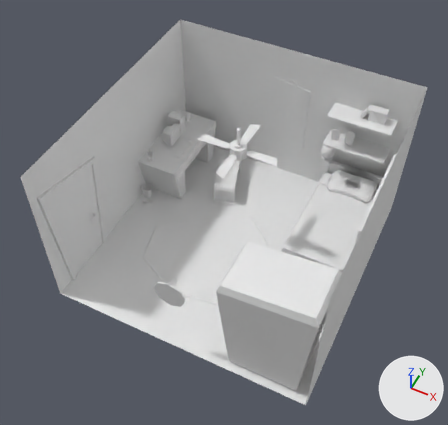
Renders of the FBX model Assets/raytracing.fbx from each side of a commit.
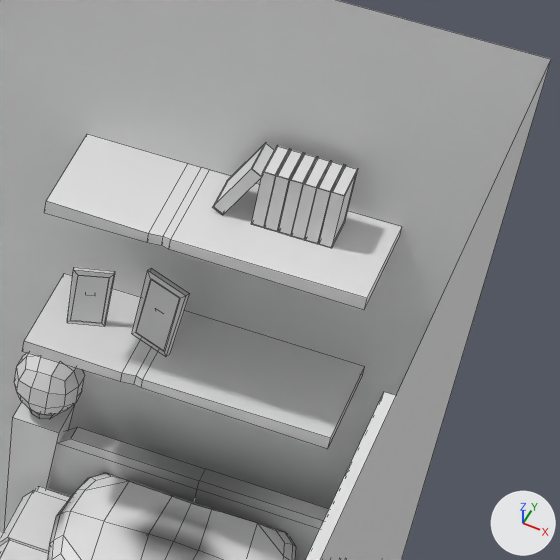
The first picture shows the older version from a camera (50 mm lens) standing at (2.64, -5.71, 7.88) and looking at (-0.09, -0.25, 1.06). The close-ups show both versions on the part from 71% to 96% of the width and 18% to 44% of the height of that picture; other places that the commit changed are outside them. The axes (+X, +Y, +Z) are drawn at lower right. The lights are the same throughout. The close-ups show mesh edges as thin lines. Where no turn or scale is listed for an object, it has been applied to the vertices.

The older version as bpy lines, for what is in view:
```python
ob_livro_001 = bpy.data.objects.new('Livro.001', me_livro_005)
ob_livro_001.location = (1.373, 1.879, 1.888)
ob_livro_002 = bpy.data.objects.new('Livro.002', me_livro_006)
ob_livro_002.location = (1.415, 1.879, 1.888)
ob_livro_004 = bpy.data.objects.new('Livro.004', me_livro_007)
ob_livro_004.location = (1.457, 1.879, 1.888)
ob_livro_005 = bpy.data.objects.new('Livro.005', me_livro_008)
ob_livro_005.location = (1.499, 1.879, 1.888)
ob_livro_006 = bpy.data.objects.new('Livro.006', me_livro_009)
ob_livro_006.location = (1.541, 1.879, 1.888)
ob_livro_007 = bpy.data.objects.new('Livro.007', me_livro_010)
ob_livro_007.location = (1.25, 1.879, 1.888)
ob_prateleira_001 = bpy.data.objects.new('Prateleira.001', me_prateleira_001)
ob_prateleira_001.location = (1.222, 1.751, 1.769)
ob_retrato = bpy.data.objects.new('Retrato', me_retrato)
ob_retrato.location = (0.864, 1.815, 1.315)
# also in view: 'Livro.003' at (1.33, 1.88, 1.89); 'Prateleira' at (1.22, 1.82, 1.15); 'Retrato.003' at (1.09, 1.82, 1.34); 'Cama' at (1.32, 0.97, 0.5); 'Paredes' at (0.0, 0.0, 1.25)
```
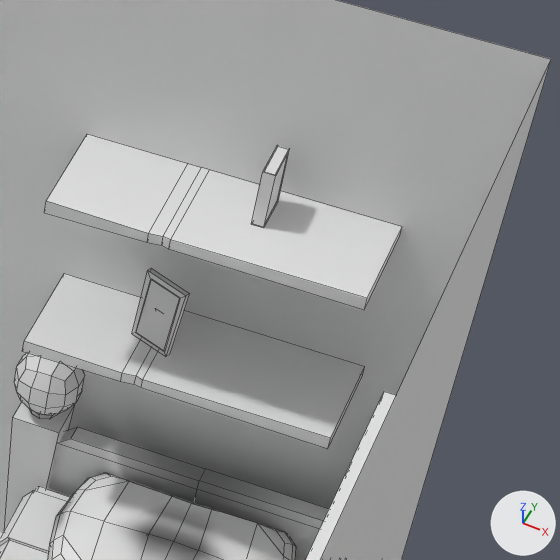
What differs and where, as boxes (x1, y1, x2, y2) in the close-ups (560 x 560 px):
'Retrato', deleted
    before: (67, 267, 115, 326)
'Livro.007', deleted
    before: (213, 143, 274, 215)
'Livro.006', deleted
    before: (319, 165, 358, 248)
'Livro.005', deleted
    before: (305, 161, 344, 244)
'Livro.001', deleted
    before: (265, 149, 303, 231)
'Livro.004', deleted
    before: (292, 157, 331, 240)
'Livro.002', deleted
    before: (278, 153, 317, 235)

What changed in the scene script:
```text
Remove ob_livro_006:
    ob_livro_006 = bpy.data.objects.new('Livro.006', me_livro_009)
    ob_livro_006.location = (1.541, 1.879, 1.888)
Remove ob_livro_002:
    ob_livro_002 = bpy.data.objects.new('Livro.002', me_livro_006)
    ob_livro_002.location = (1.415, 1.879, 1.888)
Remove ob_livro_005:
    ob_livro_005 = bpy.data.objects.new('Livro.005', me_livro_008)
    ob_livro_005.location = (1.499, 1.879, 1.888)
Remove ob_livro_001:
    ob_livro_001 = bpy.data.objects.new('Livro.001', me_livro_005)
    ob_livro_001.location = (1.373, 1.879, 1.888)
Remove ob_livro_007:
    ob_livro_007 = bpy.data.objects.new('Livro.007', me_livro_010)
    ob_livro_007.location = (1.25, 1.879, 1.888)
Remove ob_retrato:
    ob_retrato = bpy.data.objects.new('Retrato', me_retrato)
    ob_retrato.location = (0.864, 1.815, 1.315)
Remove ob_livro_004:
    ob_livro_004 = bpy.data.objects.new('Livro.004', me_livro_007)
    ob_livro_004.location = (1.457, 1.879, 1.888)
```
